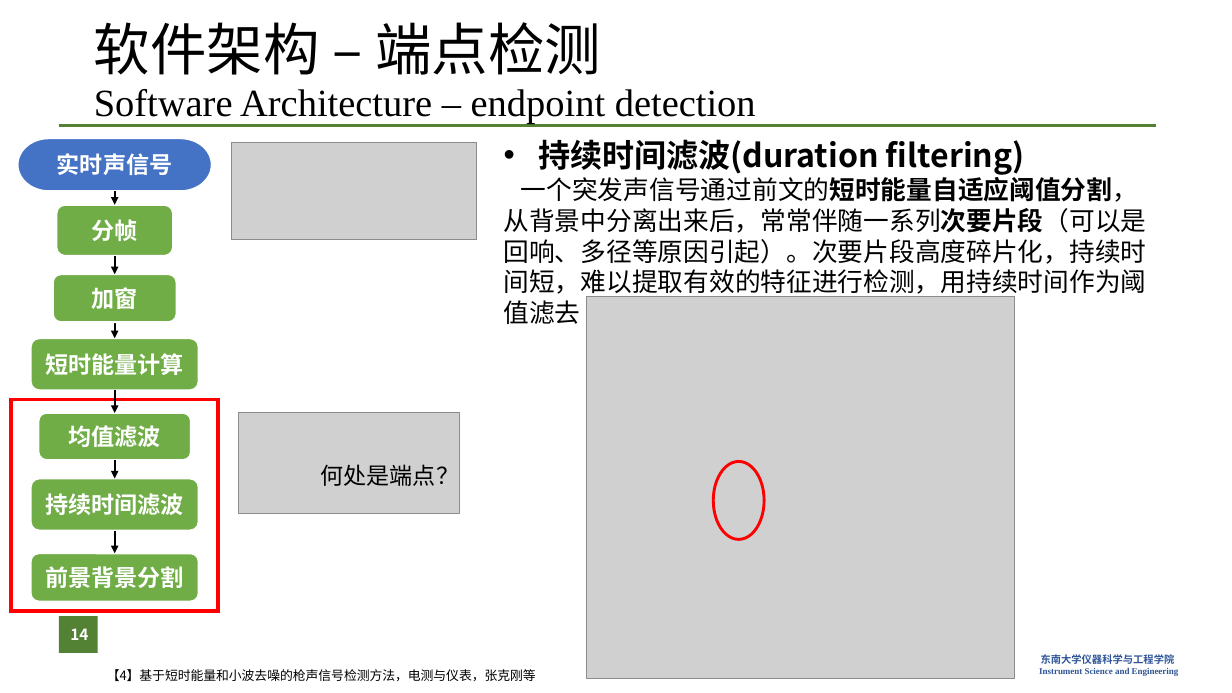
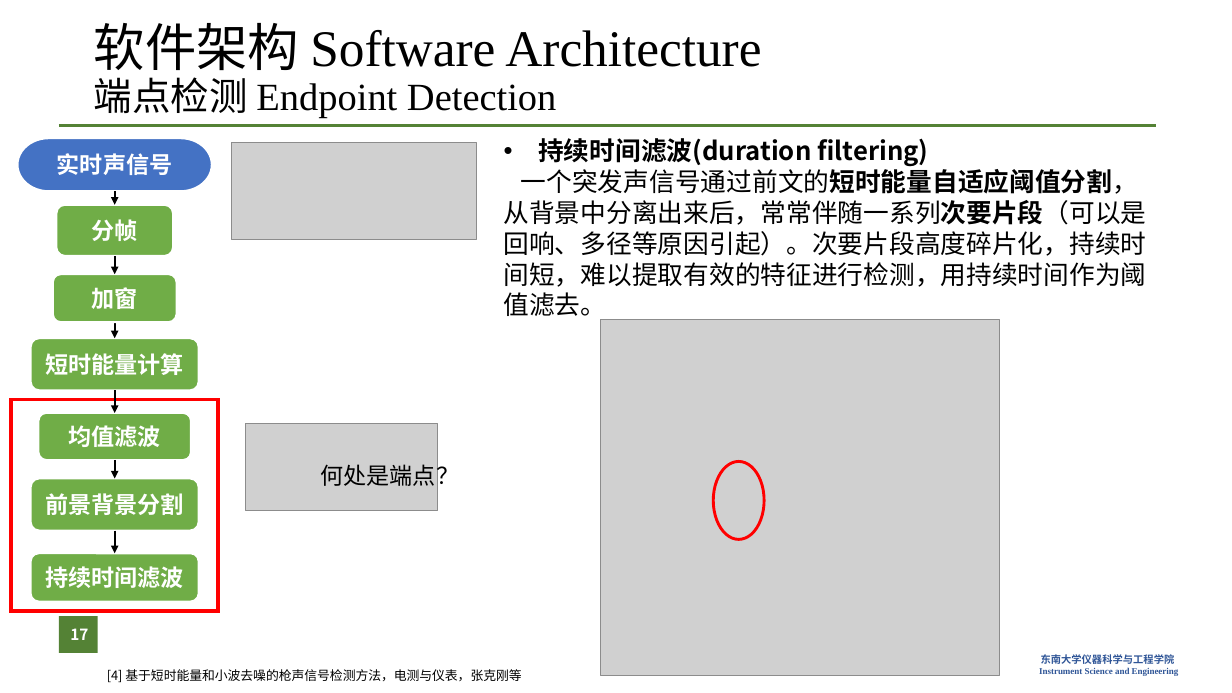
Before and after one commit to zzFon/Gun-Shot-Detection-and-Positioning_Matlab, a slide deck: slide 17 of Presentation.pptx (slide 14 before the commit). Drawn at 1232x693 pixels with LibreOffice and Linux fonts; fonts in the diff are those of the drawing; grey boxes stand for pictures; background and template pictures are left out. Boxes give left, top, right and bottom in pixels: in the first picture for what was removed or moved away, otherwise in the second. Text is boxed around its words. In the diff, an @@ line names an element or a change of style, - is before the commit and + after.

```diff
--- a/Presentation.pptx
+++ b/Presentation.pptx
@@ title at [94,23,761,119]: text changed; size 30 to 40 pt @@
-软件架构 – 端点检测
-Software Architecture – endpoint detection
+软件架构 Software Architecture
+端点检测 Endpoint Detection
@@ text at [538,138,928,167]: size 25 to 20 pt in "持续时间滤波(duration filtering)" @@
@@ text at [504,165,1147,321]: text changed @@
-一个突发声信号通过前文的短时能量自适应阈值分割，从背景中分离出来后，常常伴随一系列次要片段（可以是回响、多径等原因引起）。次要片段高度碎片化，持续时间短，难以提取有效的特征进行检测，用持续时间作为阈值滤去
+一个突发声信号通过前文的短时能量自适应阈值分割，从背景中分离出来后，常常伴随一系列次要片段（可以是回响、多径等原因引起）。次要片段高度碎片化，持续时间短，难以提取有效的特征进行检测，用持续时间作为阈值滤去。
@@ picture: place and size @@
-picture at [587,297,1016,679]
+picture at [601,319,999,675]
@@ picture: place and size @@
-picture at [238,413,460,514]
+picture at [246,423,438,510]
@@ rounded rectangle "前景背景分割": place and size @@
-rounded rectangle "前景背景分割" at [30,554,199,602]
+rounded rectangle "前景背景分割" at [30,479,199,531]
@@ rounded rectangle "持续时间滤波": place and size @@
-rounded rectangle "持续时间滤波" at [30,479,199,531]
+rounded rectangle "持续时间滤波" at [30,554,199,602]
@@ page number at [70,628,88,640]: text changed @@
-14
+17
@@ text at [107,669,521,683]: text changed @@
-【4】基于短时能量和小波去噪的枪声信号检测方法，电测与仪表，张克刚等
+[4] 基于短时能量和小波去噪的枪声信号检测方法，电测与仪表，张克刚等
```
Also in this commit, not shown: 23 other slides changed, 8 slides added, 54 other files.
